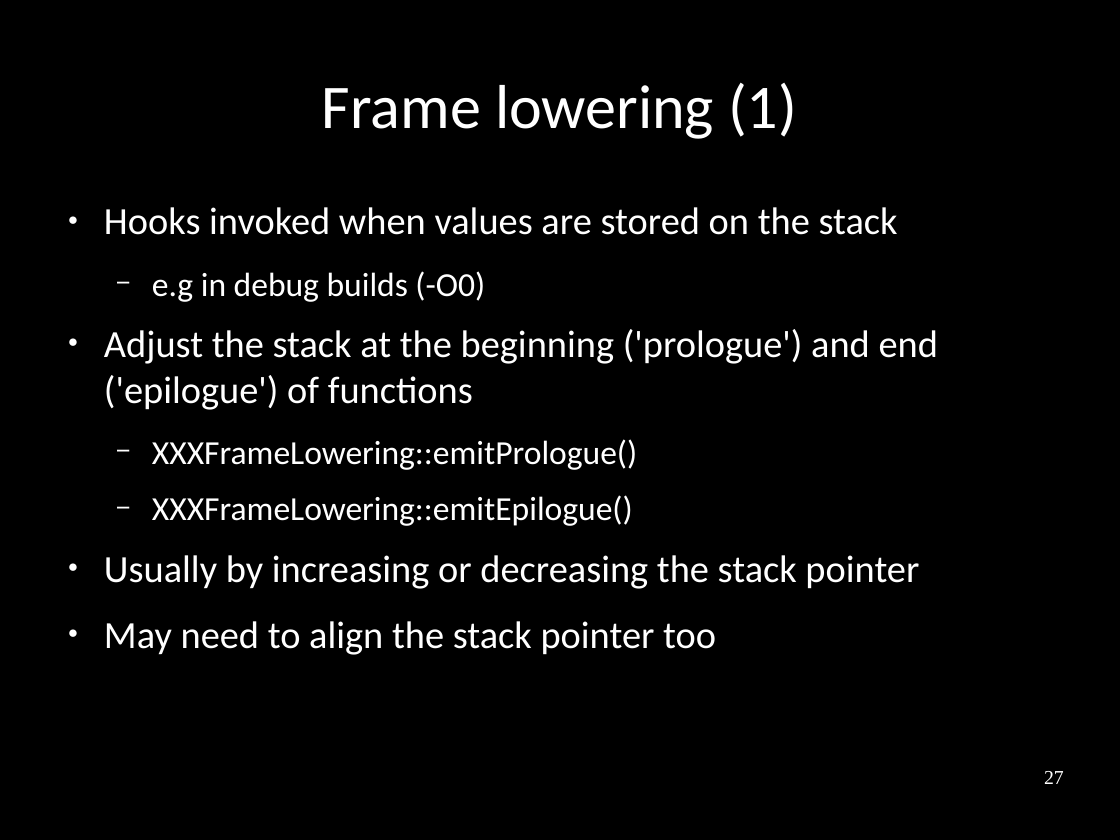
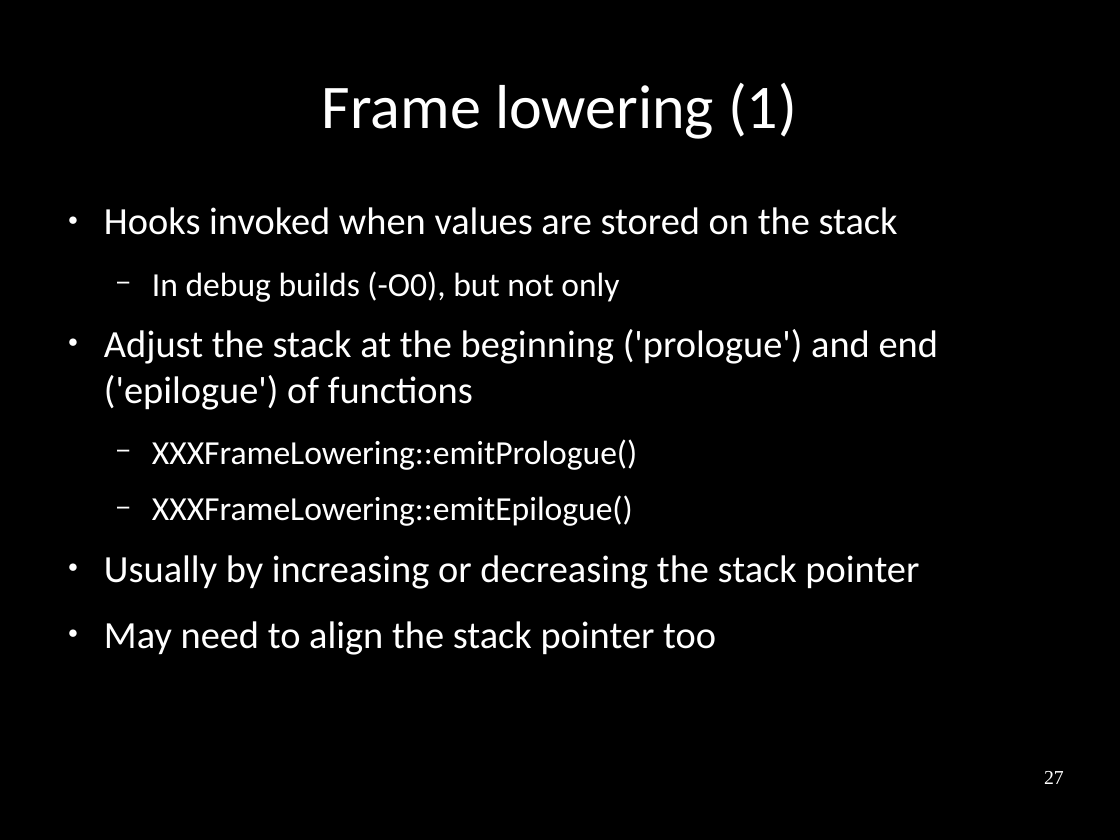
Before and after one commit to frasercrmck/llvm-leg, a slide deck: slide 27 of docs/Codeplay/Slides.odp. Drawn at 1120x840 pixels with LibreOffice and Linux fonts; fonts in the diff are those of the drawing. Boxes give left, top, right and bottom in pixels: in the first picture for what was removed or moved away, otherwise in the second. Text is boxed around its words. In the diff, an @@ line names an element or a change of style, - is before the commit and + after.

Commit message:
More frame lowering changes.

```diff
--- a/docs/Codeplay/Slides.odp
+++ b/docs/Codeplay/Slides.odp
@@ text at (152, 271, 619, 302): text changed @@
-  − e.g in debug builds (-O0)
+  − In debug builds (-O0), but not only
```
Also in this commit, not shown: 2 other slides changed, 1 other file.
